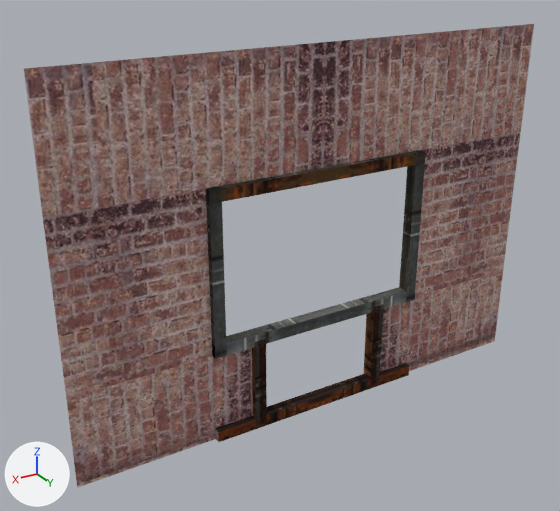
Renders of the glTF model Models/RegisterObjects/MeshWall.glb from each side of a commit.
Before and after are seen from a camera (50 mm lens) standing at (2.33, 4.1, 3.32) and looking at (-0.2, -0.11, 1.21). Lighting does not change. The marker at lower left points along +X, +Y and +Z. The older version comes first. Where no turn or scale is listed for an object, it has been applied to the vertices.

Script lines for the objects in view, before the commit:
```python
me_cube_007 = bpy.data.meshes.new('Cube.007')
me_cube_007.from_pydata(...)  # 132 vertices, 188 faces; spans x -2.3..1.38, y -0.04..0.04, z -0.02..2.64
# faces by material slot: [36, 152]
me_cube_007.materials.append(mat_brick)  # picture img_brick_wall
me_cube_007.materials.append(mat_pipes)  # picture img_pipes
ob_cube_005 = bpy.data.objects.new('Cube.005', me_cube_007)
ob_cube_005.location = (0.0, 0.0, 0.0)
```
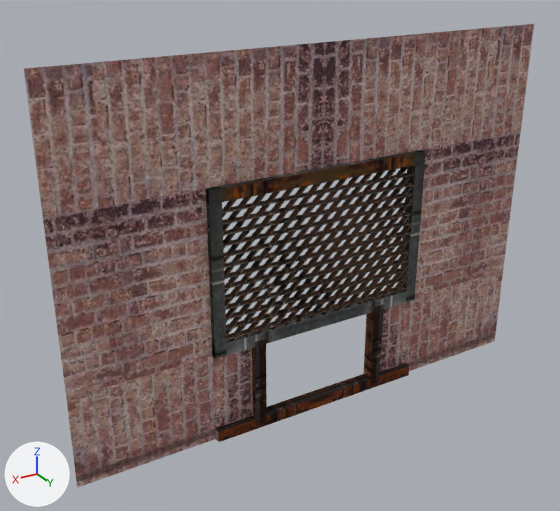
Boxes [x1, y1, x2, y2] around the edits, measured in the pictures (560 x 511 px):
```json
{"object": "Cube.001", "change": "added", "after": [222, 165, 415, 341], "on screen": "brown"}
```

The change, as JSON lines over the scene's bpy script:
```json
{"op": "add", "block": "me_cube_002", "code": ["me_cube_002 = bpy.data.meshes.new('Cube.002')", "me_cube_002.from_pydata(...)  # 312 vertices, 468 faces; spans x -0.79..0.79, y 0.0..0.04, z -0.53..0.53", "me_cube_002.materials.append(mat_pipes)  # picture img_pipes"]}
{"op": "add", "block": "ob_cube_001", "code": ["ob_cube_001 = bpy.data.objects.new('Cube.001', me_cube_002)", "ob_cube_001.location = (-0.461, 0.0, 1.261)"]}
```
